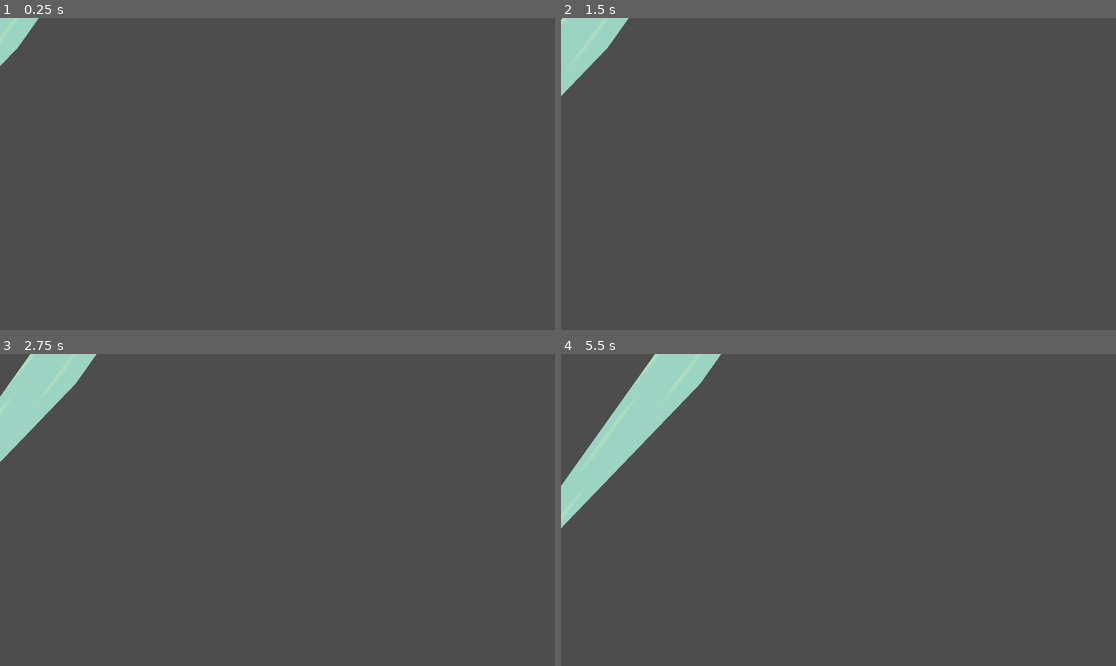
Above: before the commit, frames 1-4 (two rows, left to right).
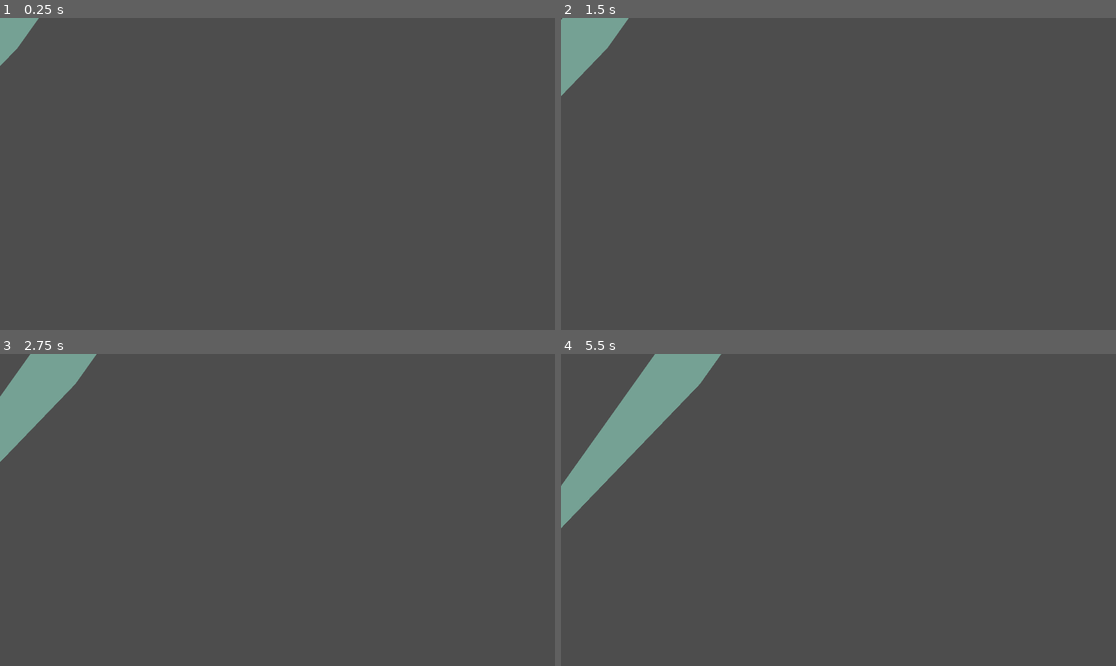
Above: after the commit, the same moments.

Repository: Wildcard209/threethingsgames-j-
Game: Godot game, scene res://Src/Tsunami/Tsunami.tscn
The game is run twice, just before and just after one commit, with the same random seed, the same clock (stepped at 60 frames per second) and the same inputs. This scene is started directly instead of the project's main scene.
Inputs (mouse positions are in pixels of both pictures, inside the frame that each line leads up to):
- Up to frame 1 (0.25 s): no input
- Up to frame 2 (1.5 s): move the mouse to (960, 158) at 0.52 s; right-click (960, 158) at 0.6 s; move the mouse to (727, 189) at 1.27 s; click (727, 189) at 1.35 s
- Up to frame 3 (2.75 s): move the mouse to (333, 441) at 2.02 s; right-click (333, 441) at 2.1 s
- Up to frame 4 (5.5 s): move the mouse to (810, 572) at 2.77 s; click (810, 572) at 2.85 s; move the mouse to (1005, 556) at 3.52 s; right-click (1005, 556) at 3.6 s; move the mouse to (672, 463) at 4.27 s; click (672, 463) at 4.35 s; move the mouse to (866, 510) at 5.02 s; right-click (866, 510) at 5.1 s

The runs differ from the first frame. In frame 1, 0.6% of the frame differs, in the area x 0-8%, y 0-16%; in frame 2, 1.6%; in frame 3, 2.8%; in frame 4, 4.8%, in the area x 0-29%, y 0-56%.

Commit message:
death to bunbuns

Diff:
--- a/Src/Tsunami/Tsunami.tscn
+++ b/Src/Tsunami/Tsunami.tscn
@@ -1,7 +1,7 @@
 [gd_scene load_steps=4 format=3 uid="uid://clk13g4nk4nh2"]
 
 [ext_resource type="Script" path="res://Src/Tsunami/Tsunami.gd" id="1_hwj31"]
-[ext_resource type="Texture2D" uid="uid://xvr6t6gvi88o" path="res://Assets/Water_1.png" id="2_2e2oi"]
+[ext_resource type="Texture2D" uid="uid://bbaftwco87ruh" path="res://Assets/Tsunami.png" id="2_v50oq"]
 
 [sub_resource type="RectangleShape2D" id="RectangleShape2D_m0tra"]
 size = Vector2(55.75, 91.375)
@@ -16,7 +16,7 @@
 rotation = -2.03156
 scale = Vector2(4, 4)
 skew = -0.507891
-texture = ExtResource("2_2e2oi")
+texture = ExtResource("2_v50oq")
 
 [node name="Area2D" type="Area2D" parent="."]
 collision_layer = 2
--- a/Src/UI/UI.gd
+++ b/Src/UI/UI.gd
@@ -4,10 +4,12 @@
 var label2
 var string : String
 var buns : String
+var label3
 # Called when the node enters the scene tree for the first time.
 func _ready():
 	label = $Label
 	label2= $Label2
+	label3 = $Label3
 
 
 # Called every frame. 'delta' is the elapsed time since the previous frame.
@@ -21,4 +23,7 @@
 		get_tree().change_scene_to_file("res://Src/MainMenu.tscn")
 
 func bundead():
-	$Label3.visible = true
+	print("boop")
+	label3.text = "THE BUNNES ARE DEAD
+YOU KILLED THE BUNNES
+THEY WILL COME FOR REVENGE"
--- a/Src/UI/UI.tscn
+++ b/Src/UI/UI.tscn
@@ -37,13 +37,9 @@
 offset_bottom = 107.0
 
 [node name="Label3" type="Label" parent="."]
-visible = false
 layout_mode = 0
 offset_left = 520.0
 offset_top = 278.0
 offset_right = 763.0
 offset_bottom = 356.0
 scale = Vector2(4.05827, 5.22533)
-text = "THE BUNNES ARE DEAD
-YOU KILLED THE BUNNES
-THEY WILL COME FOR REVENGE"
--- a/Src/map.gd
+++ b/Src/map.gd
@@ -12,7 +12,7 @@
 var UI
 var buncount = 0
 
-var wind : int = 5
+var wind : int = 50
 
 var TIMER_MAX :int = 3
 var timer
@@ -65,8 +65,6 @@
 func _process(delta):
 	timer = timer - delta
 	tsunamiTimer = tsunamiTimer - delta
-	print(timer)
-	print(log(buncount)/3)
 	UI.string = str(wind)
 	UI.buns = str(buncount)
 	if timer <= 0:
@@ -89,9 +87,9 @@
 	for i in get_children():
 		if i as bunbun:
 			buns +=1
-			if buns ==0:
-				UI.bundead
-
+	if buns ==0:
+		print("boop")
+		UI.bundead()
 	if tsunamiTimer < 0:
 		tsunamiTimer = tsunamiMaxTimer
 		spawnTsunami()
@@ -99,6 +97,7 @@
 
 func endGame():
 	print("end")
+	UI.bundead()
 
 func findSurroundingWater(x,y):
 	var a = clamp(x+1,0,GRID_HORIZ_SIZE-1)
--- a/Src/tile/tile.gd
+++ b/Src/tile/tile.gd
@@ -19,7 +19,7 @@
 var bunTimeMax = 5
 var bunTime = productionTimeMax
 
-var windmillCost = 5
+var windmillCost = 50
 var groundCost = 20
 
 var buns = []
Not shown, added: Assets/Ground/Grass_Inside_10.png.import
Not shown, added: Assets/Ground/Grass_Inside_11.png.import
Not shown, added: Assets/Ground/Grass_Inside_12.png.import
Not shown, added: Assets/Ground/Grass_Inside_13.png.import
Not shown, added: Assets/Ground/Grass_Inside_8.png.import
Not shown, added: Assets/Ground/Grass_Inside_9.png.import
Not shown, added: Assets/Tsunami.png.import
